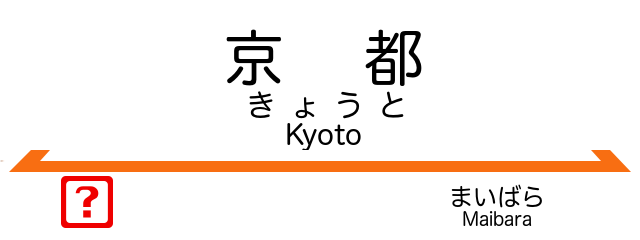
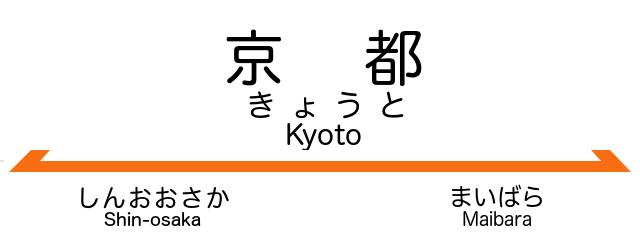
Revision of a layered (640, 240) image; what changed, layer by layer:
painted on "次駅" over [61, 176, 229, 228]
